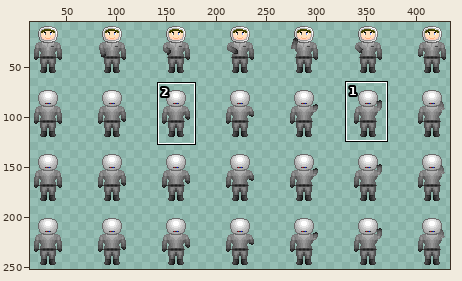
One commit to this sprite sheet: graphics/characters/player/collect.png. Above: a wide view before the commit, with the close-up outlined.
Close-up. As it was:
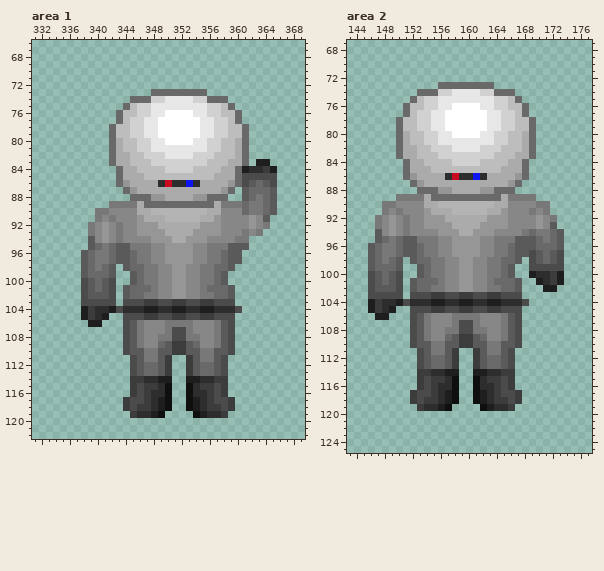
The file is 448x256 pixels. Colours within 5 levels of each other are drawn and written as one. Shown: area 1: x 331..369, y 66..122; area 2: x 143..177, y 67..125. The wide view leaves out empty margins. The commit also changed other parts of the picture, which this record leaves out.
New version:
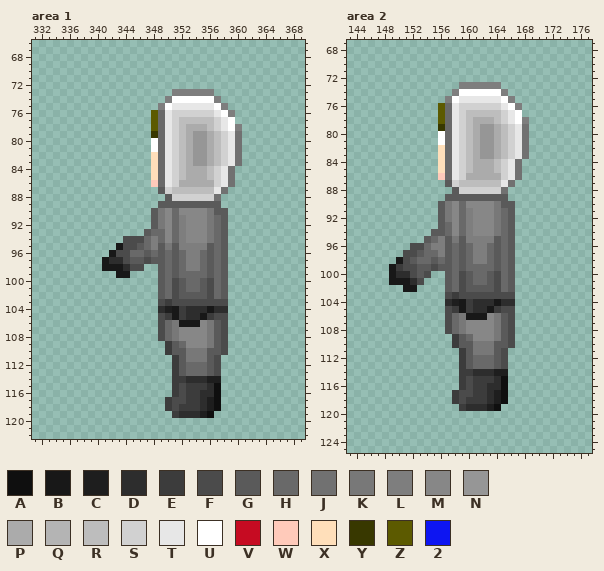
Palette (. is transparent): A #0f0f0f  B #181818  C #1e1e1e  D #2d2d2d  E #3c3c3c  F #4b4b4b  G #5a5a5a  H #696969  J #717171  K #787878  L #7e7e7e  M #878787  N #969696  P #ababab  Q #b4b4b4  R #bdbdbd  S #d1d1d1  T #e7e7e7  U #ffffff  V #c60b22  W #ffcaba  X #ffdfba  Y #383800  Z #5c5a00  2 #0d15f2
From old to new:
--- area 1
@@ x 331..369 @@
  72 .......................................
- 73 .................HHHHHHHH..............
- 74 ..............HHHSSTTTTSSHHH...........
- 75 .............HRSSTTTTTTTTSSRH..........
- 76 ............HRRSSTTUUUUTTSSRRH.........
- 77 ............HRSSTTUUUUUUTTSSRH.........
- 78 ...........HRRSSTTUUUUUUTTSSRRH........
- 79 ...........HRRSSTTUUUUUUTTSSRRH........
- 80 ...........HPRRSSTTUUUUTTSSRRPH........
- 81 ...........HPRRSSTTTTTTTTSSRRPH........
- 82 ...........HPPRRSSSTTTTSSSRRRPH........
- 83 ...........HPPRRRSSSSSSSSRRRPPH.CC.....
- 84 ............HPPRRRRSSSSRRRRPPHCDDEC....
- 85 ............HPPPRRRRRRRRRRPPPHFFFFF....
- 86 ............HNPPPPDVDD2DPPPPNHFGHGF....
- 87 .............HNPPPPPPPPPPPPNH.GHHHG....
- 88 ..............HHHNNPPPPNNHHH..GHKHG....
- 89 ...........KKKKPHHHHHHHHHHPKKKHKKHG....
- 90 .........KKMMMMPPQQQQQQQQPPMMMHKKHG....
- 91 .........KMKMMMNPPPQQQQQPPNMMMMNMG.....
- 92 ........KMNMKMMNNNPPPPPPNNNMMMMNMK.....
- 93 ........KMNMKMMNNNNPPPPNNNNMMMKMK......
- 94 ........GMNMKMMMMNNNPPNNNMMMMKK........
- 95 ........GHKHGGKKKMMNNNNMMKKKGGG........
- 96 .......GHKKHGGHKKMMNNNNMMKKHGG.........
- 97 .......GHKKHGGHKKMMNNNNMMKKHGG.........
- 98 .......GHKHG.GHHKKMMNNMMKKHHG..........
- 99 .......GHHHG..GHKKMMNNMMKKHG...........
-100 .......FGHGF..GHKKMMNNMMKKHG...........
-101 .......FGHGF.GHHHKMMNNMMKHHHG..........
-102 .......FGGGF.GHHKKMMNNMMKKHHG..........
-103 .......FFFFF.FFFEEFFEEFFEEFFF..........
-104 .......CEDDCFDDDCCDDCCDDCCDDDF.........
-105 .......CEDC..FFFEEFFEEFFEEFFF..........
-106 ........CC...FGKMMMKKKKMMMKGF..........
-107 .............FGKMMMKFFKMMMKGF..........
-108 .............FGKMMKKFFKKMMKGF..........
-109 .............FGKMMHGEEGHMMKGF..........
-110 .............FGGKKGGEEGGKKGGF..........
-111 ..............FGKKGE..EGKKGF...........
-112 ..............FGHHGE..EGHHGF...........
-113 ..............FGHHGE..EGHHGF...........
-114 ..............EEDDCC..CCDDEE...........
-115 ..............EFEEDA..ADEEFE...........
-116 ..............EFEDDA..ADDEFE...........
-117 .............EFFEDCA..ACDEFFE..........
-118 .............EFEEDCA..ACDEEFE..........
-119 ..............EDDCA....ACDDE...........
+ 73 ....................LLLLLL.............
+ 74 ...................LUUUUUUL............
+ 75 ..................LUTTTTTTUL...........
+ 76 .................ZHTSSSSSSTUL..........
+ 77 .................ZHTSRRRRRSTU..........
+ 78 .................ZHTSRPPPRSTUL.........
+ 79 .................YHTSRPNNPRSTJ.........
+ 80 .................UHTSRPNNPRSTJ.........
+ 81 .................UHTSRPNNPRSTJ.........
+ 82 .................XHTSRPNNPRSTJ.........
+ 83 .................XHTSRPNNPRSTJ.........
+ 84 .................XHTSRPPPRSTJ..........
+ 85 .................XHTSRPPPRSTJ..........
+ 86 .................WHTSPPPPPSTJ..........
+ 87 ..................GSRRRRRRTJ...........
+ 88 ...................GSSSSSSJ............
+ 89 ..................GGGGGGGGG............
+ 90 .................GKMHMMMMKGG...........
+ 91 .................GKMHLMMMKHG...........
+ 92 .................GKMHLMMMKHG...........
+ 93 ................GHHMHLMMMKHG...........
+ 94 .............FFFHLHMHLMMMKHG...........
+ 95 ............BFFGHLGKGLLLLGHG...........
+ 96 ...........BFFHHGHGHGHLLHGHG...........
+ 97 ..........BDDFGGFGGHGHLLHGHG...........
+ 98 ..........BBBDFF..GHGHLLHGHG...........
+ 99 ............BB....GHGHHHHGHG...........
+100 ..................GHFGHHGFHG...........
+101 ..................GHFGHHGFHG...........
+102 ..................GHFGGGGFHG...........
+103 ..................FEFFFFFFFF...........
+104 ..................DCBEDDDBDD...........
+105 ..................FEBEDDBEFF...........
+106 ..................FHKBBBMKGF...........
+107 ..................FHKMMMMKGF...........
+108 ..................FHKMMMMKGF...........
+109 ...................EGHMMMKGF...........
+110 ...................EGGKKKGGF...........
+111 ....................EGKKKGF............
+112 ....................EGHHHGF............
+113 ....................EGHHHGF............
+114 ....................EEDDDCC............
+115 ....................EFEEEDA............
+116 ....................EFEEDDA............
+117 ...................EFFEEDCA............
+118 ...................EFEEEDCA............
+119 ....................EDDDCA.............
 120 .......................................
--- area 2
@@ x 143..177 @@
  72 ...................................
- 73 .............HHHHHHHH..............
- 74 ..........HHHSSTTTTSSHHH...........
- 75 .........HRSSTTTTTTTTSSRH..........
- 76 ........HRRSSTTUUUUTTSSRRH.........
- 77 ........HRSSTTUUUUUUTTSSRH.........
- 78 .......HRRSSTTUUUUUUTTSSRRH........
- 79 .......HRRSSTTUUUUUUTTSSRRH........
- 80 .......HPRRSSTTUUUUTTSSRRPH........
- 81 .......HPRRSSTTTTTTTTSSRRPH........
- 82 .......HPPRRSSSTTTTSSSRRRPH........
- 83 .......HPPRRRSSSSSSSSRRRPPH........
- 84 ........HPPRRRRSSSSRRRRPPH.........
- 85 ........HPPPRRRRRRRRRRPPPH.........
- 86 ........HNPPPPDVDD2DPPPPNH.........
- 87 .........HNPPPPPPPPPPPPNH..........
- 88 ..........HHHNNPPPPNNHHH...........
- 89 .......KKKKPHHHHHHHHHHPKKKK........
- 90 .....KKMMMMPPQQQQQQQQPPMMMMKK......
- 91 .....KMKMMMNPPPQQQQQPPNMMMKMK......
- 92 ....KMNMKMMNNNPPPPPPNNNMMMMNMK.....
- 93 ....KMNMKMMNNNNPPPPNNNNMMMMNMG.....
- 94 ....GMNMKMMMMNNNPPNNNMMMMKHKKHG....
- 95 ....GHKHGGKKKMMNNNNMMKKKGGGHKHG....
- 96 ...GHKKHGGHKKMMNNNNMMKKHGGGHHHG....
- 97 ...GHKKHGGHKKMMNNNNMMKKHGGFGHGF....
- 98 ...GHKHG.GHHKKMMNNMMKKHHG.FGHGF....
- 99 ...GHHHG..GHKKMMNNMMKKHG..FFFFF....
-100 ...FGHGF..GHKKMMNNMMKKHG..CDDEC....
-101 ...FGHGF.GHHHKMMNNMMKHHHG..CDEC....
-102 ...FGGGF.GHHKKMMNNMMKKHHG...CC.....
-103 ...FFFFF.FFFEEFFEEFFEEFFF..........
-104 ...CEDDCFDDDCCDDCCDDCCDDDF.........
-105 ...CEDC..FFFEEFFEEFFEEFFF..........
-106 ....CC...FGKMMMKKKKMMMKGF..........
-107 .........FGKMMMKFFKMMMKGF..........
-108 .........FGKMMKKFFKKMMKGF..........
-109 .........FGKMMHGEEGHMMKGF..........
-110 .........FGGKKGGEEGGKKGGF..........
-111 ..........FGKKGE..EGKKGF...........
-112 ..........FGHHGE..EGHHGF...........
-113 ..........FGHHGE..EGHHGF...........
-114 ..........EEDDCC..CCDDEE...........
-115 ..........EFEEDA..ADEEFE...........
-116 ..........EFEDDA..ADDEFE...........
-117 .........EFFEDCA..ACDEFFE..........
-118 .........EFEEDCA..ACDEEFE..........
-119 ..........EDDCA....ACDDE...........
+ 73 ................LLLLLL.............
+ 74 ...............LUUUUUUL............
+ 75 ..............LUTTTTTTUL...........
+ 76 .............ZHTSSSSSSTUL..........
+ 77 .............ZHTSRRRRRSTU..........
+ 78 .............ZHTSRPPPRSTUL.........
+ 79 .............YHTSRPNNPRSTJ.........
+ 80 .............UHTSRPNNPRSTJ.........
+ 81 .............UHTSRPNNPRSTJ.........
+ 82 .............XHTSRPNNPRSTJ.........
+ 83 .............XHTSRPNNPRSTJ.........
+ 84 .............XHTSRPPPRSTJ..........
+ 85 .............XHTSRPPPRSTJ..........
+ 86 .............WHTSPPPPPSTJ..........
+ 87 ..............GSRRRRRRTJ...........
+ 88 ...............GSSSSSSJ............
+ 89 ..............GGGGGGGGG............
+ 90 .............GKMHMMMMKGG...........
+ 91 .............GKMHLMMMKHG...........
+ 92 .............GKMHLMMMKHG...........
+ 93 .............GHMHLMMMKHG...........
+ 94 ............GGHMHLMMMKHG...........
+ 95 ...........GHLGKGLLLLGHG...........
+ 96 .........FFHLLGHGHLLHGHG...........
+ 97 ........FFGHHLGHGHLLHGHG...........
+ 98 .......BFGHHGHGHGHLLHGHG...........
+ 99 ......BEFFGGFGGHGHHHHGHG...........
+100 ......BDDFGF..GHFGHHGFHG...........
+101 ......BBBDF...GHFGHHGFHG...........
+102 ........BB....GHFGGGGFHG...........
+103 ..............FEFFFFFFFF...........
+104 ..............DCBEDDDBDD...........
+105 ..............FEBEDDBEFF...........
+106 ..............FHKBBBMKGF...........
+107 ..............FHKMMMMKGF...........
+108 ..............FHKMMMMKGF...........
+109 ...............EGHMMMKGF...........
+110 ...............EGGKKKGGF...........
+111 ................EGKKKGF............
+112 ................EGHHHGF............
+113 ................EGHHHGF............
+114 ................EEDDDCC............
+115 ................EFEEEDA............
+116 ................EFEEDDA............
+117 ...............EFFEEDCA............
+118 ...............EFEEEDCA............
+119 ................EDDDCA.............
 120 ...................................
Where, in picture pixels (left, top, right, bottom), the same in both close-ups:
changed: (81, 89, 277, 418)
changed: (368, 82, 564, 411)
